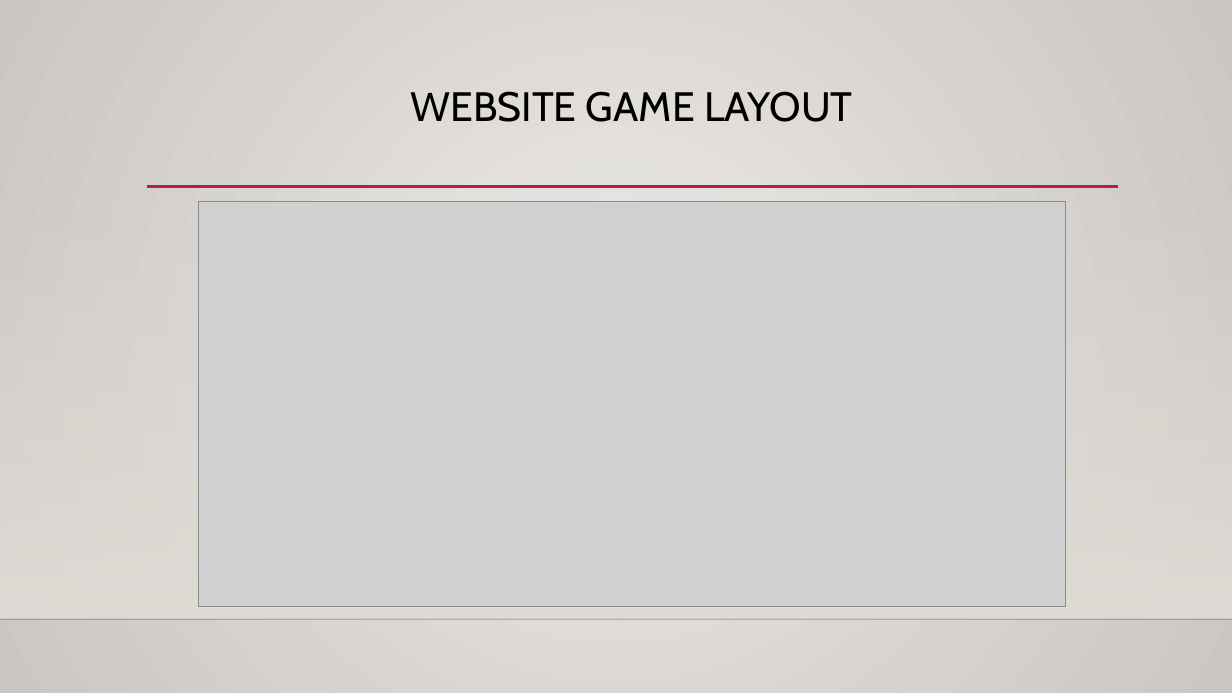
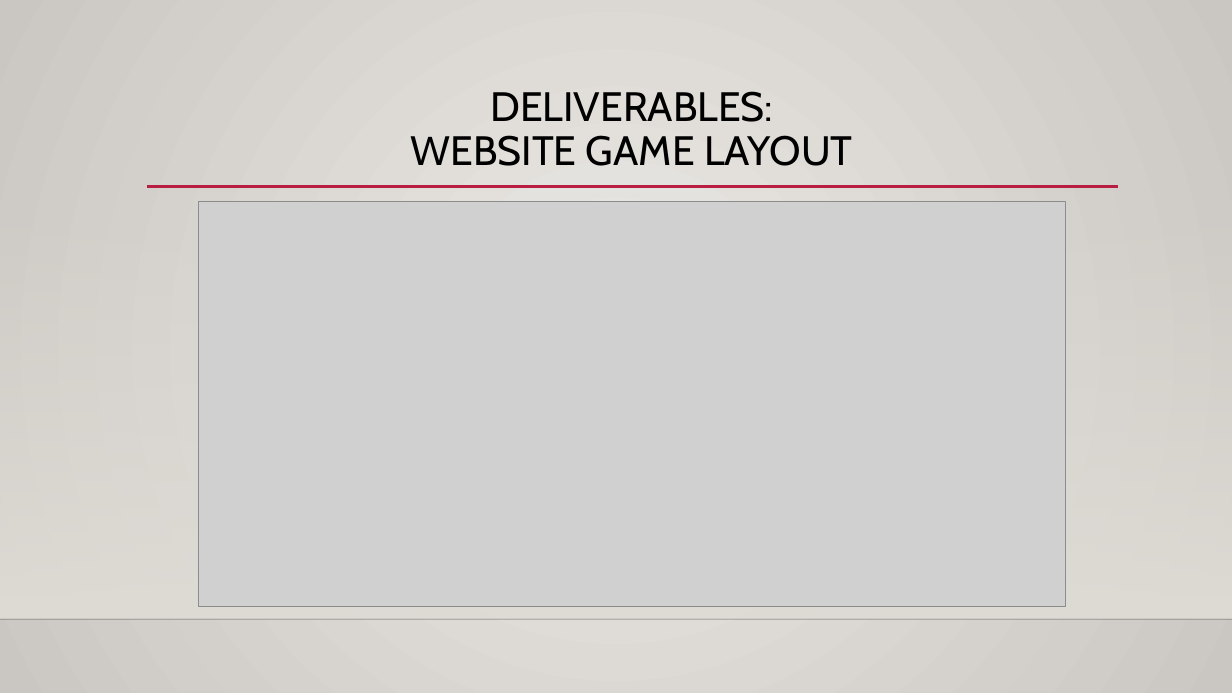
Before and after one commit to s-christian/Fit_or_Fail, a slide deck: slide 9 of Fit or Fail Technical Status Presentation.pptx. Drawn at 1232x693 pixels with LibreOffice and Linux fonts; fonts in the diff are those of the drawing; grey boxes stand for pictures; background and template pictures are left out. Boxes give left, top, right and bottom in pixels: in the first picture for what was removed or moved away, otherwise in the second. Text is boxed around its words. In the diff, an @@ line names an element or a change of style, - is before the commit and + after.

```diff
--- a/Fit or Fail Technical Status Presentation.pptx
+++ b/Fit or Fail Technical Status Presentation.pptx
@@ title at (411, 91, 853, 166): text changed @@
-WEBSITE GAME LAYOUT
+DELIVERABLES:
+WEBSITE GAME LAYOUT
```
Also in this commit, not shown: 5 other slides changed, 2 slides added, 1 slide removed, 6 other files.
